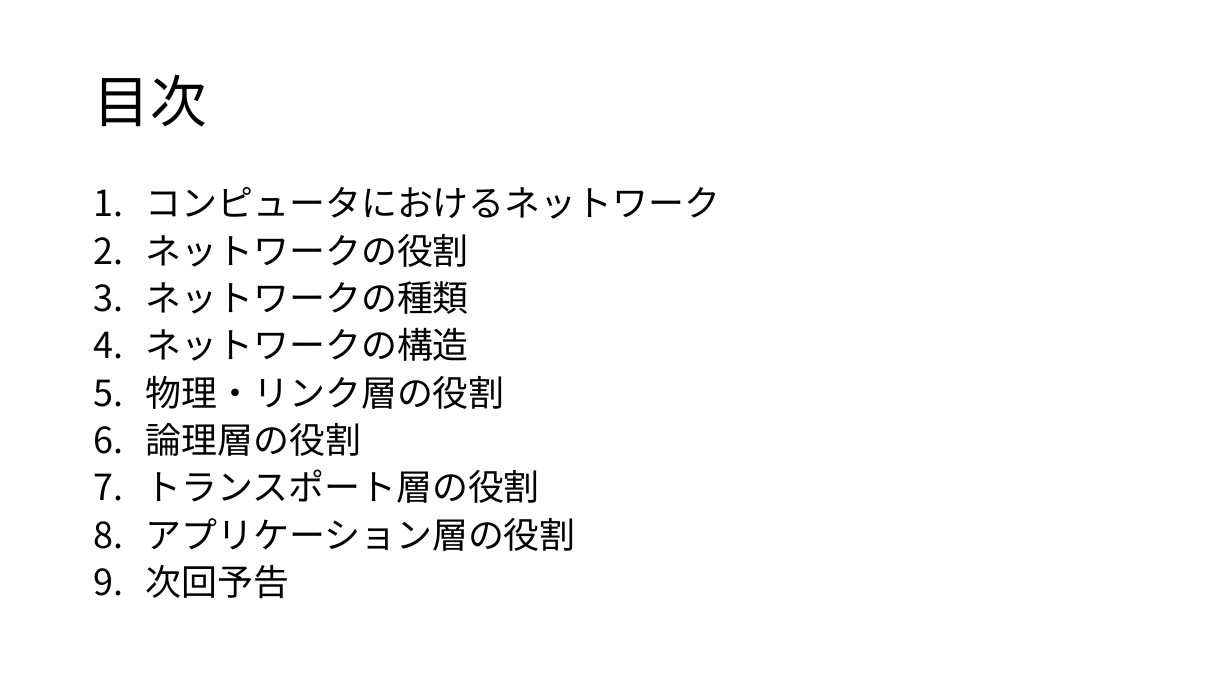
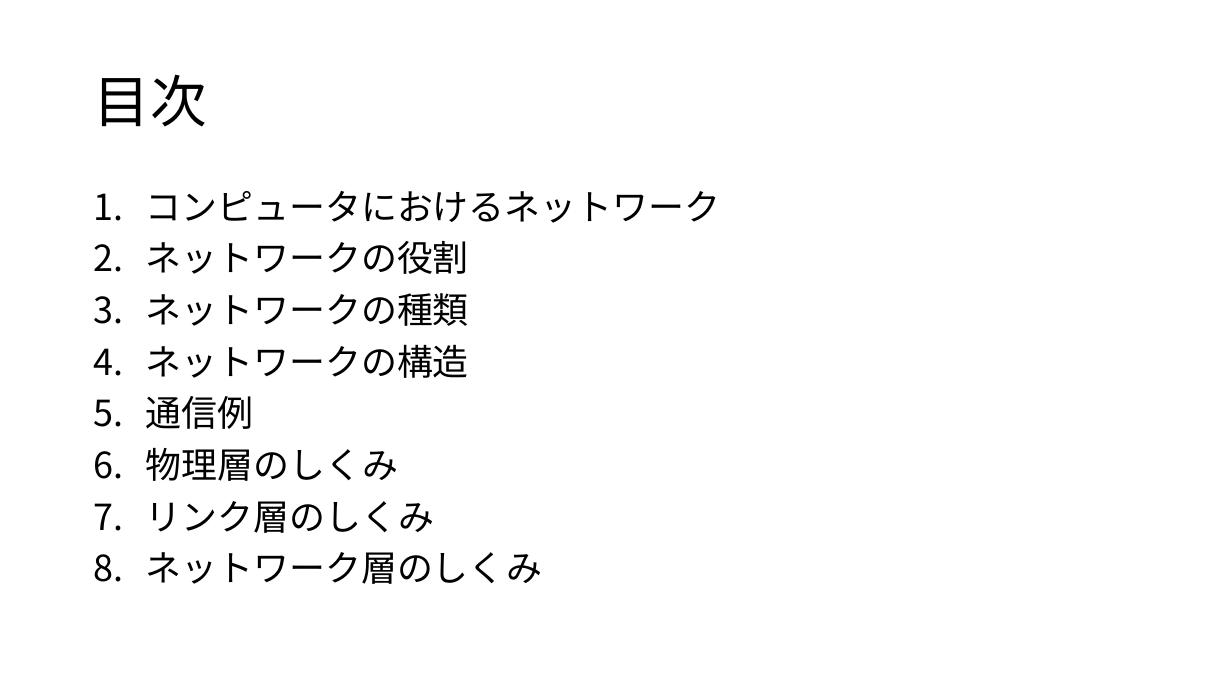
Before and after one commit to satoki-shiro/Sharing, a slide deck: slide 2 of ネットワーク基礎講座（その１）.pptx. Drawn at 1232x693 pixels with LibreOffice and Linux fonts; fonts in the diff are those of the drawing. Boxes give left, top, right and bottom in pixels: in the first picture for what was removed or moved away, otherwise in the second. Text is boxed around its words. In the diff, an @@ line names an element or a change of style, - is before the commit and + after.

```diff
--- a/ネットワーク基礎講座（その１）.pptx
+++ b/ネットワーク基礎講座（その１）.pptx
@@ text at (146, 191, 720, 378): line spacing 0.8 to 0.9 @@
@@ text at (146, 396, 542, 584): text changed @@
-5. 物理・リンク層の役割
-6. 論理層の役割
-7. トランスポート層の役割
-8. アプリケーション層の役割
-9. 次回予告
+5. 通信例
+6. 物理層のしくみ
+7. リンク層のしくみ
+8. ネットワーク層のしくみ
```
Also in this commit, not shown: 5 other slides changed, 21 slides added, 8 other files.
